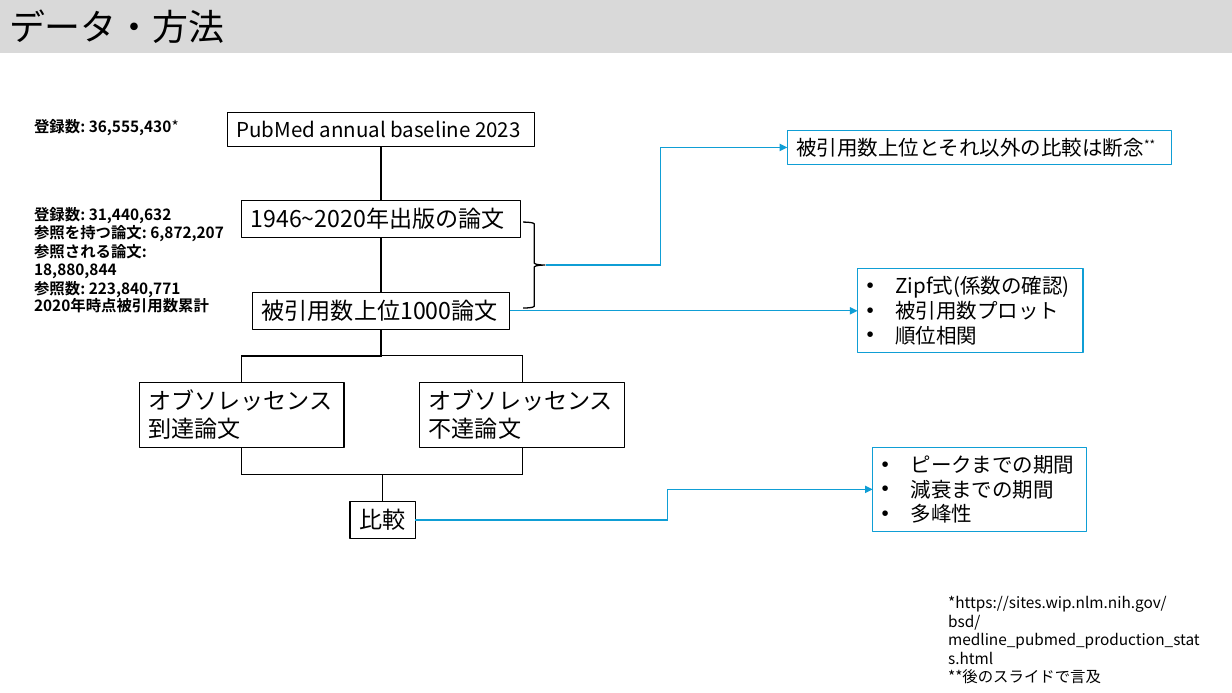
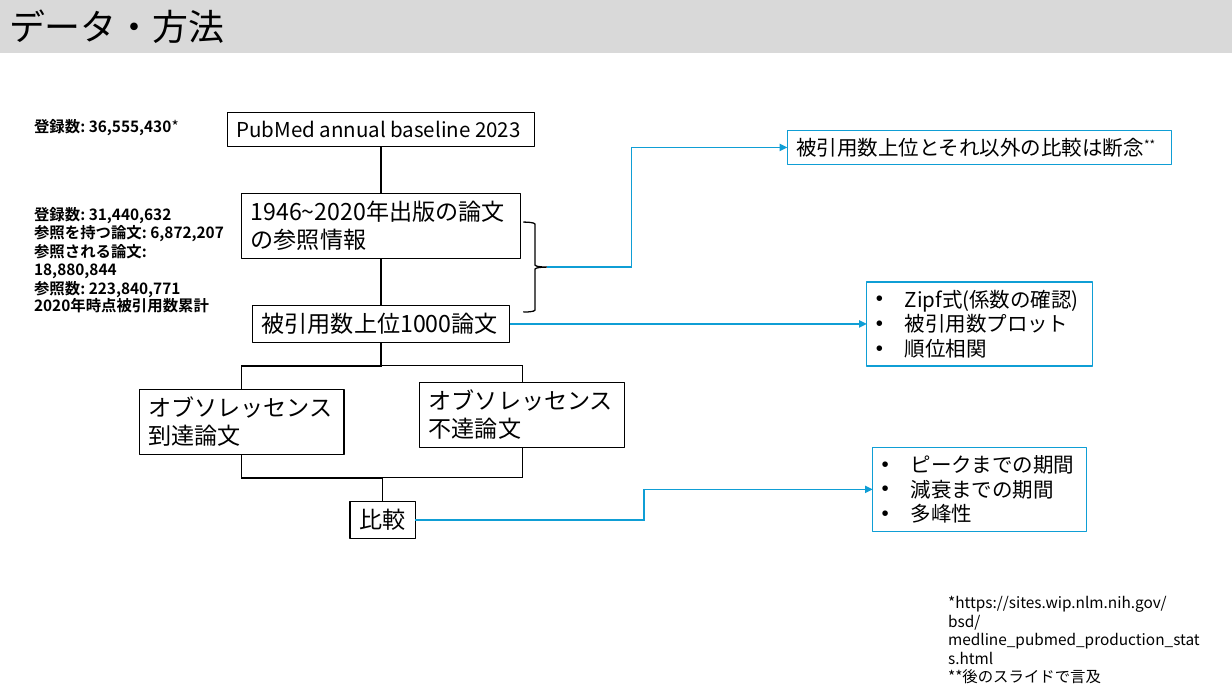
Before and after one commit to kouamano/pubmed-analysis, a slide deck: slide 4 of 202312/MIS41.pptx. Drawn at 1232x693 pixels with LibreOffice and Linux fonts; fonts in the diff are those of the drawing. Boxes give left, top, right and bottom in pixels: in the first picture for what was removed or moved away, otherwise in the second. Text is boxed around its words. In the diff, an @@ line names an element or a change of style, - is before the commit and + after.

```diff
--- a/202312/MIS41.pptx
+++ b/202312/MIS41.pptx
@@ line moved from (381, 147) - (381, 201) to (381, 147) - (381, 193) @@
@@ elbow arrow (547, 267) - (787, 148): route changed @@
@@ rectangle "1946~2020年出版の論文": place and size @@
-rectangle "1946~2020年出版の論文" at (242, 201, 521, 238)
+rectangle "1946~2020年出版の論文" at (242, 193, 521, 259)
@@ text in rectangle at (251, 228, 366, 250): paragraph added @@
+の参照情報
@@ line moved from (381, 238) - (381, 292) to (381, 259) - (381, 305) @@
@@ rectangle "Zipf式(係数の確認)": place and size @@
-rectangle "Zipf式(係数の確認)" at (858, 269, 1083, 353)
+rectangle "Zipf式(係数の確認)" at (867, 282, 1092, 366)
@@ rectangle "被引用数上位1000論文": place and size @@
-rectangle "被引用数上位1000論文" at (252, 292, 509, 329)
+rectangle "被引用数上位1000論文" at (252, 305, 509, 342)
@@ arrow moved from (510, 311) - (858, 311) to (510, 324) - (867, 324) @@
@@ elbow line moved from (381, 330) - (242, 383) to (381, 343) - (242, 389) @@
@@ elbow line moved from (381, 330) - (522, 383) to (381, 343) - (522, 383) @@
@@ rectangle "オブソレッセンス到達論文": place and size @@
-rectangle "オブソレッセンス到達論文" at (140, 383, 345, 448)
+rectangle "オブソレッセンス到達論文" at (140, 389, 345, 455)
@@ elbow line (522, 447) - (383, 502): route changed @@
@@ elbow line moved from (242, 447) - (383, 502) to (242, 455) - (383, 502) @@
@@ elbow arrow (416, 520) - (872, 490): route changed @@
```
Also in this commit, not shown: 2 other slides changed, 1 other file.
